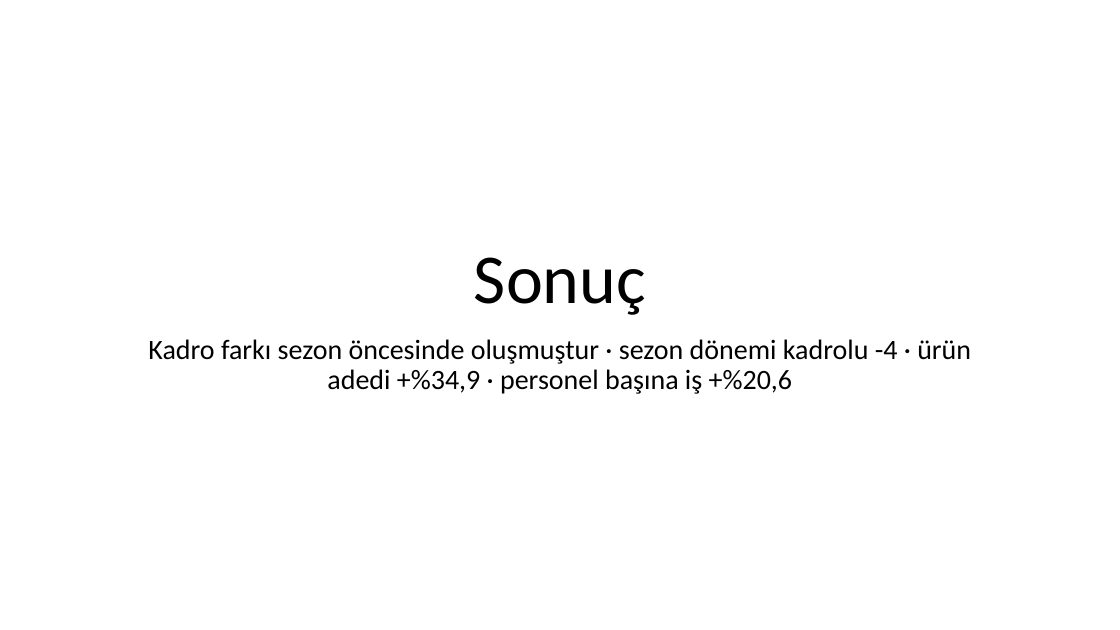
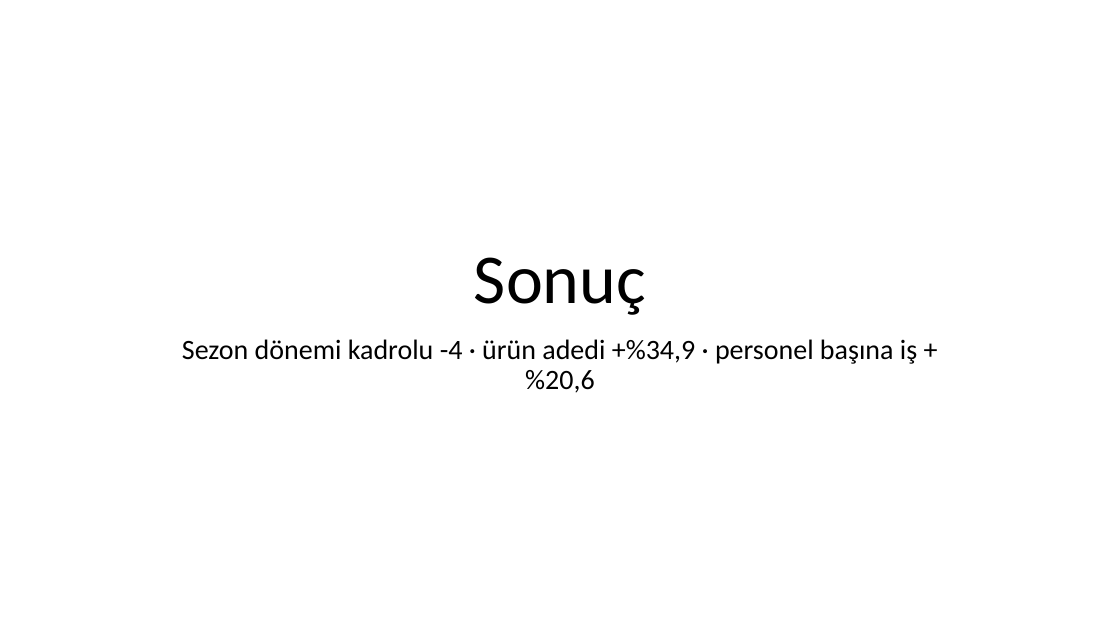
Before and after one commit to fikrierenn/pusula, a slide deck: slide 15 of briefings/sezon-kadro-20260902/sunum-kadro-sezon2026.pptx. Drawn at 1120x630 pixels with LibreOffice and Linux fonts; fonts in the diff are those of the drawing; background and template pictures are left out. Boxes give left, top, right and bottom in pixels: in the first picture for what was removed or moved away, otherwise in the second. Text is boxed around its words. In the diff, an @@ line names an element or a change of style, - is before the commit and + after.

```diff
--- a/briefings/sezon-kadro-20260902/sunum-kadro-sezon2026.pptx
+++ b/briefings/sezon-kadro-20260902/sunum-kadro-sezon2026.pptx
@@ subtitle at (182, 339, 917, 393): text changed @@
-Kadro farkı sezon öncesinde oluşmuştur · sezon dönemi kadrolu -4 · ürün adedi +%34,9 · personel başına iş +%20,6
+Sezon dönemi kadrolu -4 · ürün adedi +%34,9 · personel başına iş +%20,6
```
Also in this commit, not shown: 13 other slides changed, 1 other file.
